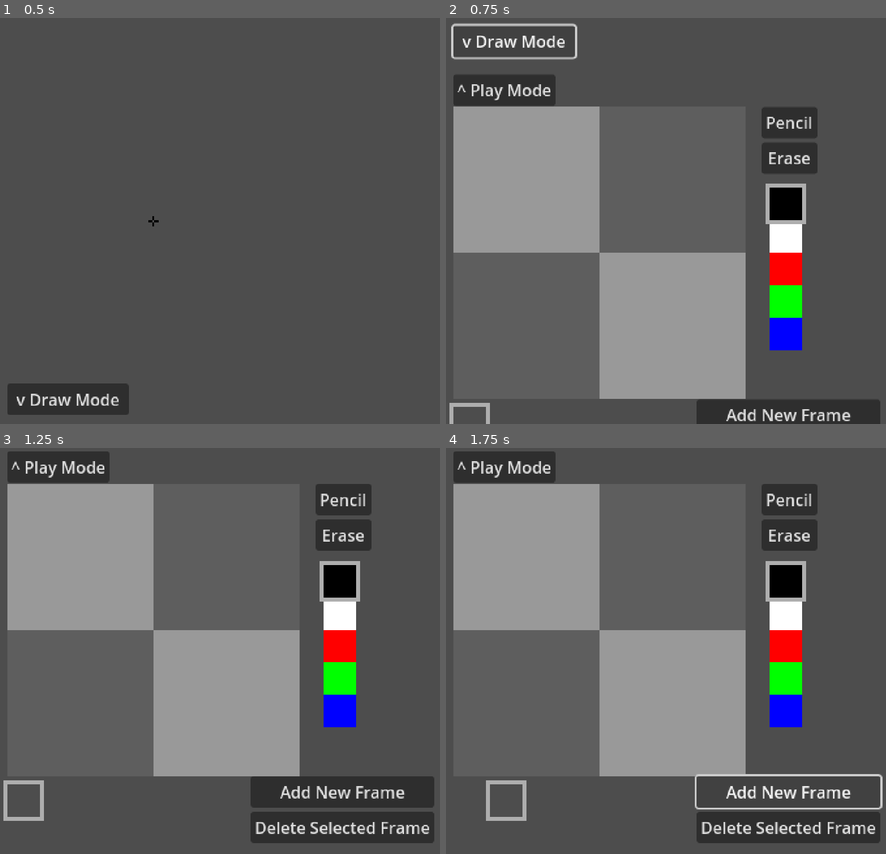
Above: before the commit, frames 1-4 (two rows, left to right).
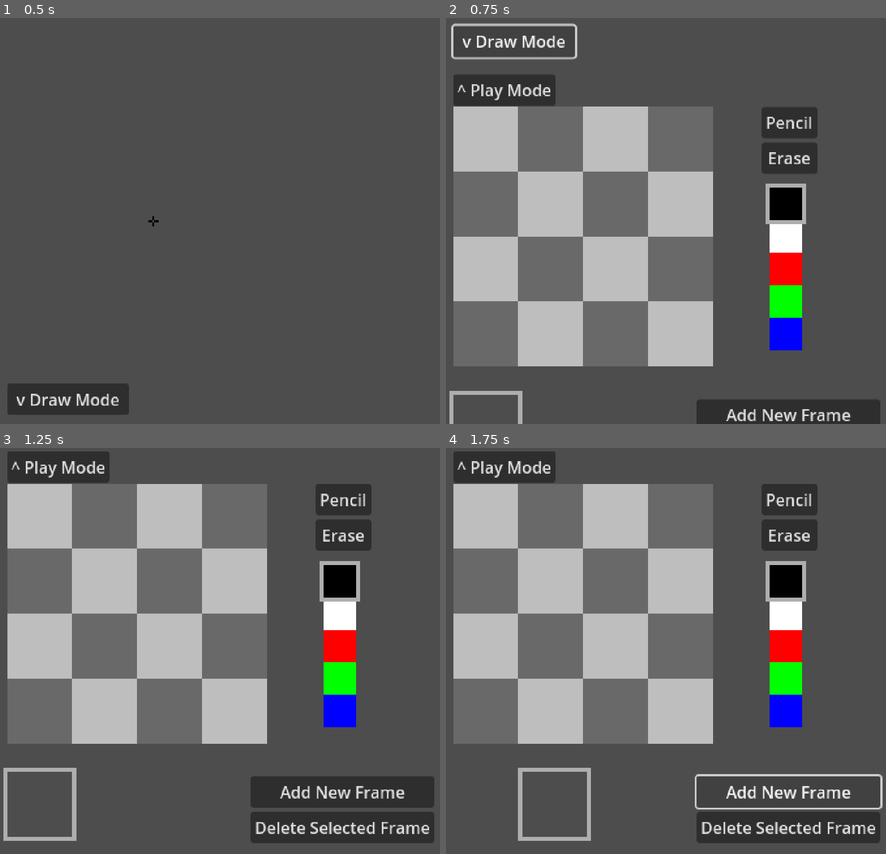
Above: after the commit, the same moments.

Repository: kennethbchen/Fireworkshop-Game
Game: Godot game, scene res://main.tscn
Same seed, same stepped clock (60 frames per second), same inputs: the game is played once before the commit and once after it.
Inputs:
- Up to frame 1 (0.5 s): no input
- Up to frame 2 (0.75 s): click "v Draw Mode" at 0.5 s
- Up to frame 3 (1.25 s): no input
- Up to frame 4 (1.75 s): click "Add New Frame" at 1.25 s

Frame 1 is identical in both runs. In frame 2, 33% of the frame differs, in the area x 0-69%, y 21-100%; in frame 3, 34%; in frame 4, 34%, in the area x 1-69%, y 8-97%.

Commit message:
Changed drawing size to 64x64

Diff:
--- a/main.tscn
+++ b/main.tscn
@@ -7,16 +7,12 @@
 [ext_resource type="Script" path="res://scripts/player_controls.gd" id="2_3u3oc"]
 [ext_resource type="Script" path="res://scripts/drawing_area.gd" id="3_c1rli"]
 [ext_resource type="Script" path="res://scripts/tools/pencil_tool.gd" id="3_ovh5a"]
+[ext_resource type="Script" path="res://scripts/grid_drawer.gd" id="4_swyph"]
 [ext_resource type="Script" path="res://scripts/tools/eraser_tool.gd" id="4_x4p8e"]
 [ext_resource type="Script" path="res://scripts/firework_controller.gd" id="6_11r1j"]
 [ext_resource type="Script" path="res://scripts/swatch_picker.gd" id="6_f3tm5"]
 [ext_resource type="Script" path="res://scripts/flipbook_navigator.gd" id="9_2c0ij"]
 [ext_resource type="SpriteFrames" uid="uid://c6amhny3q5yl7" path="res://sample_firework/sample_firework.tres" id="12_wq1f7"]
-
-[sub_resource type="StyleBoxFlat" id="StyleBoxFlat_h6s55"]
-
-[sub_resource type="StyleBoxFlat" id="StyleBoxFlat_xvl0s"]
-bg_color = Color(0.370364, 0.370365, 0.370364, 1)
 
 [sub_resource type="StyleBoxFlat" id="StyleBoxFlat_tom0t"]
 bg_color = Color(1, 1, 1, 0)
@@ -52,47 +48,18 @@
 [node name="DrawingArea" type="TextureRect" parent="CreateModeUI"]
 offset_left = 8.0
 offset_top = 40.0
-offset_right = 40.0
-offset_bottom = 72.0
-scale = Vector2(9, 9)
+offset_right = 72.0
+offset_bottom = 104.0
+scale = Vector2(4, 4)
 script = ExtResource("3_c1rli")
 metadata/_edit_group_ = true
 
-[node name="Panel" type="Panel" parent="CreateModeUI/DrawingArea"]
+[node name="GridDrawer" type="Control" parent="CreateModeUI/DrawingArea"]
 z_index = -1
-layout_mode = 0
-offset_right = 16.0
-offset_bottom = 16.0
-mouse_filter = 2
-theme_override_styles/panel = SubResource("StyleBoxFlat_h6s55")
-
-[node name="Panel2" type="Panel" parent="CreateModeUI/DrawingArea"]
-z_index = -1
-layout_mode = 0
-offset_left = 16.0
-offset_right = 32.0
-offset_bottom = 16.0
-mouse_filter = 2
-theme_override_styles/panel = SubResource("StyleBoxFlat_xvl0s")
-
-[node name="Panel3" type="Panel" parent="CreateModeUI/DrawingArea"]
-z_index = -1
-layout_mode = 0
-offset_top = 16.0
-offset_right = 16.0
-offset_bottom = 32.0
-mouse_filter = 2
-theme_override_styles/panel = SubResource("StyleBoxFlat_xvl0s")
-
-[node name="Panel4" type="Panel" parent="CreateModeUI/DrawingArea"]
-z_index = -1
-layout_mode = 0
-offset_left = 16.0
-offset_top = 16.0
-offset_right = 32.0
-offset_bottom = 32.0
-mouse_filter = 2
-theme_override_styles/panel = SubResource("StyleBoxFlat_h6s55")
+anchors_preset = 0
+offset_right = 1.0
+offset_bottom = 1.0
+script = ExtResource("4_swyph")
 
 [node name="Tools" type="VBoxContainer" parent="CreateModeUI"]
 offset_left = 312.0
--- a/scripts/drawing_area.gd
+++ b/scripts/drawing_area.gd
@@ -1,14 +1,14 @@
 extends TextureRect
 
 class_name DrawingArea
-
-@export var width: int = 32
-@export var height: int = 32
 
 var image_buffer: Image
 
 func _ready():
 	size = Vector2(%PlayerData.frame_width, %PlayerData.frame_height)
+
+func _process(delta):
+	queue_redraw()
 
 func set_pixel_from_global_position(pos: Vector2, color: Color):
 
@@ -43,7 +43,7 @@
 func is_pix_in_bounds(pos: Vector2) -> bool:
 
 	if pos.x < 0 or pos.y < 0 or \
-	   pos.x >= width or pos.y >= height:
+	   pos.x >= size.x or pos.y >= size.y:
 
 		return false
 
--- a/scripts/flipbook_navigator.gd
+++ b/scripts/flipbook_navigator.gd
@@ -4,6 +4,8 @@
 
 @onready var cursor = $SelectionCursor
 
+func _ready():
+	cursor.size = Vector2(%PlayerData.frame_width, %PlayerData.frame_height)
 func _process(delta):
 	cursor.global_position = frame_parent.get_children()[%PlayerData.current_frame_index].global_position
 
--- /dev/null
+++ b/scripts/grid_drawer.gd
@@ -0,0 +1,14 @@
+extends Control
+
+
+# Called when the node enters the scene tree for the first time.
+func _ready():
+	size = get_parent().size
+
+func _draw():
+
+	# Draw Background Grid
+	for col in range(4):
+		for row in range(4):
+			var rect = Rect2(Vector2(col, row) * (size / 4), size / 4)
+			draw_rect(rect, Color.GRAY if (col + row) % 2 == 0 else Color.DIM_GRAY)
--- a/scripts/player_data.gd
+++ b/scripts/player_data.gd
@@ -3,8 +3,8 @@
 
 @export var flipbooks: Array[SpriteFrames] = []
 
-const frame_height: int = 32
-const frame_width: int = 32
+const frame_height: int = 64
+const frame_width: int = 64
 
 var current_flipbook_index = 0
 var current_frame_index = 0
Not shown: 1 places in main.tscn that only renumber resources
